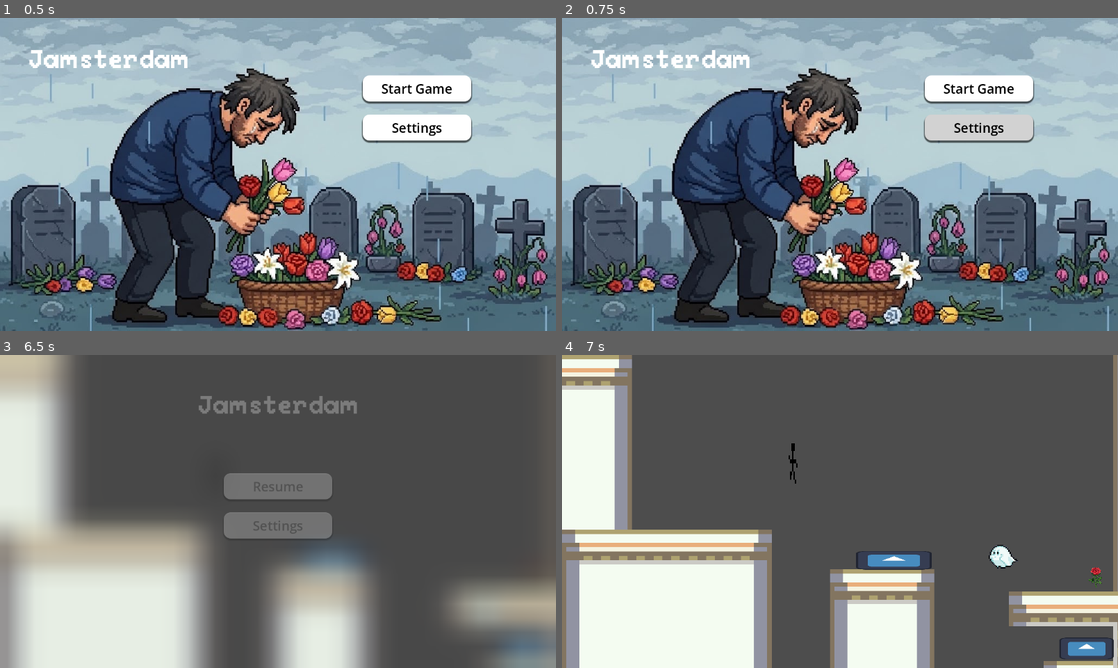
Above: before the commit, frames 1-4 (two rows, left to right).
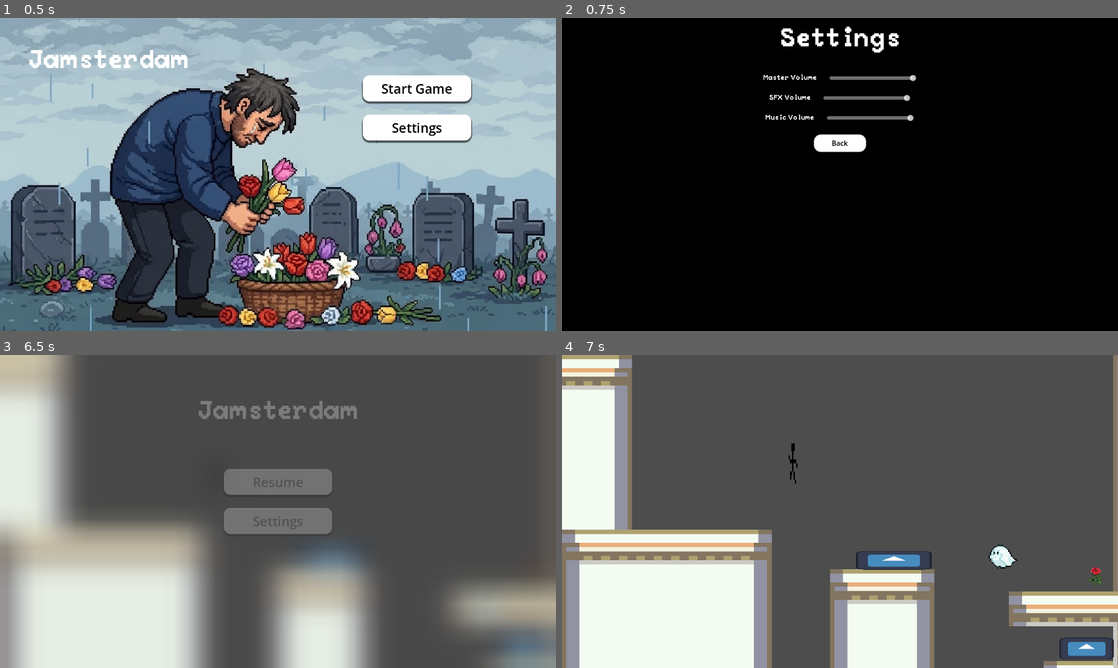
Above: after the commit, the same moments.

Repository: sammo4gun/jamsterdam
Game: Godot game, scene res://Scenes/main_menu.tscn
Same seed, same stepped clock (60 frames per second), same inputs: the game is played once before the commit and once after it. The engine's default icon, where the game draws it, is replaced by a stand-in: a white triangle on a blue panel in a dark square.
Inputs (mouse positions are in pixels of both pictures, inside the frame that each line leads up to):
- Up to frame 1 (0.5 s): no input
- Up to frame 2 (0.75 s): click "Settings" at 0.5 s
- Up to frame 3 (6.5 s): click (278, 480) at 1.25 s, where only the run after the commit has a clickable "Back"; click "Start Game" at 2 s; move the mouse to (250, 508) at 2.77 s; hold Right (right) 2.78-4.28 s; click (250, 508) at 2.92 s; tap Space (jump) at 3.02, 3.77, 5.27, 6.02 s; move the mouse to (316, 558) at 3.52 s; click (316, 558) at 3.67 s; move the mouse to (467, 649) at 4.27 s; hold A (left) 4.28-5.03 s; click (467, 649) at 4.42 s; move the mouse to (250, 574) at 5.02 s; hold Right (right) from 5.03 s (still down); click (250, 574) at 5.17 s; move the mouse to (444, 558) at 5.77 s; click (444, 558) at 5.92 s; tap Escape (ui_cancel) at 6.4 s
- Up to frame 4 (7 s): release Right (right) at 6.5 s; click "Resume" at 6.5 s

Frame 1 is identical in both runs. In frame 2, 98% of the frame differs, in the area x 0-100%, y 0-100%; in frame 3, 2.1%; in frame 4, nothing differs.

Commit message:
Added audio placeholder and settings menu with audio mixer panel for both main menu and pause menu

Diff:
--- a/Scenes/Levels/level1.tscn
+++ b/Scenes/Levels/level1.tscn
@@ -10,6 +10,7 @@
 [ext_resource type="PackedScene" uid="uid://k2kwvg3avs8t" path="res://Scenes/rose.tscn" id="6_ir7pk"]
 [ext_resource type="Texture2D" uid="uid://du8yvhhd3cgnu" path="res://Assets/Tilesets/tiles.png" id="6_m0h5h"]
 [ext_resource type="PackedScene" uid="uid://di2p66442rfuh" path="res://Scenes/pause_menu.tscn" id="7_20uw2"]
+[ext_resource type="AudioStream" uid="uid://2dx48cp2rbag" path="res://Assets/SFX/background.wav" id="11_ilsv2"]
 
 [sub_resource type="RectangleShape2D" id="RectangleShape2D_5a7ea"]
 size = Vector2(20.9922, 30.5048)
@@ -291,4 +292,9 @@
 [node name="PauseMenu" parent="." instance=ExtResource("7_20uw2")]
 visible = false
 
+[node name="MusicPlayer" type="AudioStreamPlayer" parent="."]
+stream = ExtResource("11_ilsv2")
+autoplay = true
+bus = &"Music"
+
 [connection signal="input_event" from="CanvasLayer/Background" to="." method="_on_background_input_event"]
--- a/Scenes/Levels/level2.tscn
+++ b/Scenes/Levels/level2.tscn
@@ -1,11 +1,12 @@
-[gd_scene load_steps=8 format=3 uid="uid://stre87ywwjqa"]
+[gd_scene load_steps=9 format=3 uid="uid://stre87ywwjqa"]
 
 [ext_resource type="Script" uid="uid://vp4ly8u07miy" path="res://Scripts/world.gd" id="1_5j5u1"]
-[ext_resource type="PackedScene" uid="uid://cnfrxpljq8b8q" path="res://Scenes/nonmoveable.tscn" id="2_tnuy3"]
+[ext_resource type="PackedScene" path="res://Scenes/nonmoveable.tscn" id="2_tnuy3"]
 [ext_resource type="PackedScene" uid="uid://dpfjytluhwwx7" path="res://Scenes/moveable.tscn" id="3_d15yg"]
 [ext_resource type="PackedScene" uid="uid://6pic503w7xpl" path="res://Scenes/ghost.tscn" id="4_hrj3c"]
 [ext_resource type="PackedScene" uid="uid://cctthl1q1bekw" path="res://Scenes/guy.tscn" id="5_16px4"]
 [ext_resource type="PackedScene" uid="uid://di2p66442rfuh" path="res://Scenes/pause_menu.tscn" id="6_tnuy3"]
+[ext_resource type="AudioStream" uid="uid://2dx48cp2rbag" path="res://Assets/SFX/background.wav" id="7_d15yg"]
 
 [sub_resource type="RectangleShape2D" id="RectangleShape2D_5a7ea"]
 size = Vector2(20.9922, 30.5048)
@@ -89,4 +90,9 @@
 [node name="PauseMenu" parent="." instance=ExtResource("6_tnuy3")]
 visible = false
 
+[node name="MusicPlayer" type="AudioStreamPlayer" parent="."]
+stream = ExtResource("7_d15yg")
+autoplay = true
+bus = &"Music"
+
 [connection signal="input_event" from="CanvasLayer/Background" to="." method="_on_background_input_event"]
--- a/Scenes/guy.tscn
+++ b/Scenes/guy.tscn
@@ -105,6 +105,7 @@
 [node name="DeathSound" type="AudioStreamPlayer" parent="."]
 stream = ExtResource("4_y2mbu")
 volume_db = -5.0
+bus = &"SFX"
 
 [node name="Feet" type="Area2D" parent="." groups=["Guy"]]
 
--- a/Scenes/main_menu.tscn
+++ b/Scenes/main_menu.tscn
@@ -1,8 +1,14 @@
-[gd_scene load_steps=9 format=3 uid="uid://0l48xhgwan8c"]
-
-[ext_resource type="Script" path="res://Scripts/main_menu.gd" id="1_1ehe0"]
+[gd_scene load_steps=17 format=3 uid="uid://0l48xhgwan8c"]
+
+[ext_resource type="Script" uid="uid://cp4yl285vvv8t" path="res://Scripts/main_menu.gd" id="1_1ehe0"]
 [ext_resource type="FontFile" uid="uid://datde377oev7l" path="res://Assets/Fonts/Peaberry/PeaberryBase.ttf" id="2_ce3w2"]
 [ext_resource type="Texture2D" uid="uid://p6crjkk88ihw" path="res://Assets/Images/menu_background.jpeg" id="3_n45e2"]
+[ext_resource type="Script" uid="uid://cij83h43g32m3" path="res://Scripts/volume_slider.gd" id="4_cp0ys"]
+[ext_resource type="Script" uid="uid://d2xhx3j7ujbsu" path="res://Scripts/settings_menu.gd" id="4_yhxw7"]
+[ext_resource type="StyleBox" uid="uid://udx8w8gj8jd4" path="res://Assets/Styles/menu_button_hover.tres" id="5_yhxw7"]
+[ext_resource type="StyleBox" uid="uid://c7gdts27yeh0l" path="res://Assets/Styles/menu_button_pressed.tres" id="6_trj04"]
+[ext_resource type="StyleBox" uid="uid://c4561pc5s4yn3" path="res://Assets/Styles/menu_button.tres" id="7_16hvj"]
+[ext_resource type="AudioStream" uid="uid://2dx48cp2rbag" path="res://Assets/SFX/background.wav" id="9_trj04"]
 
 [sub_resource type="LabelSettings" id="LabelSettings_opfnp"]
 font = ExtResource("2_ce3w2")
@@ -36,6 +42,11 @@
 corner_radius_bottom_left = 16
 shadow_size = 3
 shadow_offset = Vector2(0, 3.41)
+
+[sub_resource type="StyleBoxFlat" id="StyleBoxFlat_vr1f0"]
+bg_color = Color(0, 0, 0, 1)
+
+[sub_resource type="StyleBoxEmpty" id="StyleBoxEmpty_vr1f0"]
 
 [node name="MainMenu" type="Control"]
 layout_mode = 3
@@ -106,3 +117,104 @@
 theme_override_styles/normal = SubResource("StyleBoxFlat_16hvj")
 text = "Settings
 "
+
+[node name="SettingsMenu" type="PanelContainer" parent="."]
+visible = false
+layout_mode = 0
+offset_right = 1280.0
+offset_bottom = 720.0
+theme_override_styles/panel = SubResource("StyleBoxFlat_vr1f0")
+script = ExtResource("4_yhxw7")
+
+[node name="VBoxContainer" type="VBoxContainer" parent="SettingsMenu"]
+z_index = 1
+layout_mode = 2
+theme_override_constants/separation = 30
+
+[node name="Title" type="Label" parent="SettingsMenu/VBoxContainer"]
+custom_minimum_size = Vector2(0, 100)
+layout_mode = 2
+theme_override_fonts/font = ExtResource("2_ce3w2")
+theme_override_font_sizes/font_size = 60
+text = "Settings"
+horizontal_alignment = 1
+vertical_alignment = 1
+
+[node name="MasterVolumeContainer" type="HBoxContainer" parent="SettingsMenu/VBoxContainer"]
+layout_mode = 2
+size_flags_horizontal = 4
+size_flags_vertical = 0
+theme_override_constants/separation = 30
+
+[node name="Label" type="Label" parent="SettingsMenu/VBoxContainer/MasterVolumeContainer"]
+layout_mode = 2
+theme_override_fonts/font = ExtResource("2_ce3w2")
+text = "Master Volume"
+
+[node name="HSlider" type="HSlider" parent="SettingsMenu/VBoxContainer/MasterVolumeContainer"]
+custom_minimum_size = Vector2(200, 0)
+layout_mode = 2
+max_value = 1.0
+step = 0.001
+value = 1.0
+script = ExtResource("4_cp0ys")
+bus_name = "Master"
+
+[node name="SFXVolumeContainer" type="HBoxContainer" parent="SettingsMenu/VBoxContainer"]
+layout_mode = 2
+size_flags_horizontal = 4
+size_flags_vertical = 0
+theme_override_constants/separation = 30
+
+[node name="Label" type="Label" parent="SettingsMenu/VBoxContainer/SFXVolumeContainer"]
+layout_mode = 2
+theme_override_fonts/font = ExtResource("2_ce3w2")
+text = "SFX Volume"
+
+[node name="HSlider" type="HSlider" parent="SettingsMenu/VBoxContainer/SFXVolumeContainer"]
+custom_minimum_size = Vector2(200, 0)
+layout_mode = 2
+max_value = 1.0
+step = 0.001
+value = 1.0
+script = ExtResource("4_cp0ys")
+bus_name = "SFX"
+
+[node name="MusicVolumeContainer" type="HBoxContainer" parent="SettingsMenu/VBoxContainer"]
+layout_mode = 2
+size_flags_horizontal = 4
+size_flags_vertical = 0
+theme_override_constants/separation = 30
+
+[node name="Label" type="Label" parent="SettingsMenu/VBoxContainer/MusicVolumeContainer"]
+layout_mode = 2
+theme_override_fonts/font = ExtResource("2_ce3w2")
+text = "Music Volume"
+
+[node name="HSlider" type="HSlider" parent="SettingsMenu/VBoxContainer/MusicVolumeContainer"]
+custom_minimum_size = Vector2(200, 0)
+layout_mode = 2
+max_value = 1.0
+step = 0.001
+value = 1.0
+script = ExtResource("4_cp0ys")
+bus_name = "Music"
+
+[node name="BackButton" type="Button" parent="SettingsMenu/VBoxContainer"]
+custom_minimum_size = Vector2(120, 40)
+layout_mode = 2
+size_flags_horizontal = 4
+theme_override_colors/font_hover_color = Color(0, 0, 0, 1)
+theme_override_colors/font_color = Color(0, 0, 0, 1)
+theme_override_colors/font_focus_color = Color(0, 0, 0, 1)
+theme_override_colors/font_pressed_color = Color(0, 0, 0, 1)
+theme_override_styles/focus = SubResource("StyleBoxEmpty_vr1f0")
+theme_override_styles/hover = ExtResource("5_yhxw7")
+theme_override_styles/pressed = ExtResource("6_trj04")
+theme_override_styles/normal = ExtResource("7_16hvj")
+text = "Back"
+
+[node name="MusicPlayer" type="AudioStreamPlayer" parent="."]
+stream = ExtResource("9_trj04")
+autoplay = true
+bus = &"Music"
--- a/Scenes/pause_menu.tscn
+++ b/Scenes/pause_menu.tscn
@@ -1,8 +1,12 @@
-[gd_scene load_steps=9 format=3 uid="uid://di2p66442rfuh"]
+[gd_scene load_steps=14 format=3 uid="uid://di2p66442rfuh"]
 
 [ext_resource type="Script" uid="uid://4n6ha25b4b2d" path="res://Scripts/pause_menu.gd" id="1_emv3i"]
 [ext_resource type="FontFile" uid="uid://datde377oev7l" path="res://Assets/Fonts/Peaberry/PeaberryBase.ttf" id="2_k0w1u"]
 [ext_resource type="Material" uid="uid://d1ybvy4yqxhke" path="res://Assets/Shaders/pause_menu.tres" id="3_1och7"]
+[ext_resource type="Script" uid="uid://cij83h43g32m3" path="res://Scripts/volume_slider.gd" id="4_sjs17"]
+[ext_resource type="StyleBox" uid="uid://udx8w8gj8jd4" path="res://Assets/Styles/menu_button_hover.tres" id="5_u8tnp"]
+[ext_resource type="StyleBox" uid="uid://c7gdts27yeh0l" path="res://Assets/Styles/menu_button_pressed.tres" id="6_stj27"]
+[ext_resource type="StyleBox" uid="uid://c4561pc5s4yn3" path="res://Assets/Styles/menu_button.tres" id="7_ix48p"]
 
 [sub_resource type="LabelSettings" id="LabelSettings_1och7"]
 font = ExtResource("2_k0w1u")
@@ -36,6 +40,8 @@
 corner_radius_bottom_left = 16
 shadow_size = 3
 shadow_offset = Vector2(0, 3.41)
+
+[sub_resource type="StyleBoxEmpty" id="StyleBoxEmpty_524vl"]
 
 [node name="PauseMenu" type="Control"]
 process_mode = 3
@@ -48,29 +54,36 @@
 grow_vertical = 2
 script = ExtResource("1_emv3i")
 
-[node name="Label" type="Label" parent="."]
+[node name="ColorRect" type="ColorRect" parent="."]
+z_index = -1
+material = ExtResource("3_1och7")
 layout_mode = 0
 offset_right = 1280.0
-offset_bottom = 240.0
+offset_bottom = 720.0
+mouse_filter = 2
+
+[node name="Main" type="MarginContainer" parent="."]
+layout_mode = 2
+offset_right = 1280.0
+offset_bottom = 720.0
+size_flags_vertical = 3
+theme_override_constants/margin_top = 32
+theme_override_constants/margin_bottom = 32
+
+[node name="VBoxContainer" type="VBoxContainer" parent="Main"]
+layout_mode = 2
+theme_override_constants/separation = 30
+
+[node name="Label" type="Label" parent="Main/VBoxContainer"]
+custom_minimum_size = Vector2(0, 200)
+layout_mode = 2
 theme_override_font_sizes/font_size = 64
 text = "Jamsterdam"
 label_settings = SubResource("LabelSettings_1och7")
 horizontal_alignment = 1
 vertical_alignment = 1
 
-[node name="MarginContainer" type="MarginContainer" parent="."]
-layout_mode = 0
-offset_top = 240.0
-offset_right = 1280.0
-offset_bottom = 720.0
-theme_override_constants/margin_top = 32
-theme_override_constants/margin_bottom = 32
-
-[node name="VBoxContainer" type="VBoxContainer" parent="MarginContainer"]
-layout_mode = 2
-theme_override_constants/separation = 30
-
-[node name="ResumeButton" type="Button" parent="MarginContainer/VBoxContainer"]
+[node name="ResumeButton" type="Button" parent="Main/VBoxContainer"]
 custom_minimum_size = Vector2(250, 60)
 layout_mode = 2
 size_flags_horizontal = 4
@@ -85,7 +98,7 @@
 theme_override_styles/normal = SubResource("StyleBoxFlat_k0w1u")
 text = "Resume"
 
-[node name="SettingsButton" type="Button" parent="MarginContainer/VBoxContainer"]
+[node name="SettingsButton" type="Button" parent="Main/VBoxContainer"]
 custom_minimum_size = Vector2(250, 60)
 layout_mode = 2
 size_flags_horizontal = 4
@@ -101,10 +114,99 @@
 text = "Settings
 "
 
-[node name="ColorRect" type="ColorRect" parent="."]
-z_index = -1
-material = ExtResource("3_1och7")
+[node name="Settings" type="MarginContainer" parent="."]
+visible = false
+z_index = 1
 layout_mode = 0
 offset_right = 1280.0
 offset_bottom = 720.0
-mouse_filter = 2
+theme_override_constants/margin_top = 32
+theme_override_constants/margin_bottom = 32
+
+[node name="VBoxContainer" type="VBoxContainer" parent="Settings"]
+layout_mode = 2
+theme_override_constants/separation = 30
+
+[node name="Title" type="Label" parent="Settings/VBoxContainer"]
+custom_minimum_size = Vector2(0, 200)
+layout_mode = 2
+theme_override_fonts/font = ExtResource("2_k0w1u")
+theme_override_font_sizes/font_size = 60
+text = "Settings"
+horizontal_alignment = 1
+vertical_alignment = 1
+
+[node name="MasterVolumeContainer" type="HBoxContainer" parent="Settings/VBoxContainer"]
+layout_mode = 2
+size_flags_horizontal = 4
+size_flags_vertical = 0
+theme_override_constants/separation = 30
+
+[node name="Label" type="Label" parent="Settings/VBoxContainer/MasterVolumeContainer"]
+layout_mode = 2
+theme_override_fonts/font = ExtResource("2_k0w1u")
+text = "Master Volume"
+
+[node name="HSlider" type="HSlider" parent="Settings/VBoxContainer/MasterVolumeContainer"]
+custom_minimum_size = Vector2(200, 0)
+layout_mode = 2
+max_value = 1.0
+step = 0.001
+value = 1.0
+script = ExtResource("4_sjs17")
+bus_name = "Master"
+
+[node name="SFXVolumeContainer" type="HBoxContainer" parent="Settings/VBoxContainer"]
+layout_mode = 2
+size_flags_horizontal = 4
+size_flags_vertical = 0
+theme_override_constants/separation = 30
+
+[node name="Label" type="Label" parent="Settings/VBoxContainer/SFXVolumeContainer"]
+layout_mode = 2
+theme_override_fonts/font = ExtResource("2_k0w1u")
+text = "SFX Volume"
+
+[node name="HSlider" type="HSlider" parent="Settings/VBoxContainer/SFXVolumeContainer"]
+custom_minimum_size = Vector2(200, 0)
+layout_mode = 2
+max_value = 1.0
+step = 0.001
+value = 1.0
+script = ExtResource("4_sjs17")
+bus_name = "SFX"
+
+[node name="MusicVolumeContainer" type="HBoxContainer" parent="Settings/VBoxContainer"]
+layout_mode = 2
+size_flags_horizontal = 4
+size_flags_vertical = 0
+theme_override_constants/separation = 30
+
+[node name="Label" type="Label" parent="Settings/VBoxContainer/MusicVolumeContainer"]
+layout_mode = 2
+theme_override_fonts/font = ExtResource("2_k0w1u")
+text = "Music Volume"
+
+[node name="HSlider" type="HSlider" parent="Settings/VBoxContainer/MusicVolumeContainer"]
+custom_minimum_size = Vector2(200, 0)
+layout_mode = 2
+max_value = 1.0
+step = 0.001
+value = 1.0
+script = ExtResource("4_sjs17")
+bus_name = "Music"
+
+[node name="BackButton" type="Button" parent="Settings/VBoxContainer"]
+custom_minimum_size = Vector2(120, 40)
+layout_mode = 2
+size_flags_horizontal = 4
+size_flags_vertical = 10
+theme_override_colors/font_hover_color = Color(0, 0, 0, 1)
+theme_override_colors/font_color = Color(0, 0, 0, 1)
+theme_override_colors/font_focus_color = Color(0, 0, 0, 1)
+theme_override_colors/font_pressed_color = Color(0, 0, 0, 1)
+theme_override_styles/focus = SubResource("StyleBoxEmpty_524vl")
+theme_override_styles/hover = ExtResource("5_u8tnp")
+theme_override_styles/pressed = ExtResource("6_stj27")
+theme_override_styles/normal = ExtResource("7_ix48p")
+text = "Back"
--- a/Scripts/main_menu.gd
+++ b/Scripts/main_menu.gd
@@ -1,10 +1,16 @@
 extends Control
 
 @onready var play_button: Button = $MarginContainer/VBoxContainer/PlayButton
+@onready var settings_button: Button = $MarginContainer/VBoxContainer/SettingsButton
+@onready var settings_menu: PanelContainer = $SettingsMenu
 
 func _ready():
 	play_button.pressed.connect(_on_play_pressed)
+	settings_button.pressed.connect(_on_settings_pressed)
 
 func _on_play_pressed():
 	var new_scene = load("res://Scenes/Levels/level1.tscn")  # Replace with your scene path
 	get_tree().change_scene_to_packed(new_scene)
+
+func _on_settings_pressed():
+	settings_menu.visible = true
--- a/Scripts/pause_menu.gd
+++ b/Scripts/pause_menu.gd
@@ -1,10 +1,16 @@
 extends Control
 
-@onready var resume_button: Button = $MarginContainer/VBoxContainer/ResumeButton
+@onready var resume_button: Button = $Main/VBoxContainer/ResumeButton
+@onready var settings_button: Button = $Main/VBoxContainer/SettingsButton
+@onready var main_panel: MarginContainer = $Main
+@onready var settings_panel: MarginContainer = $Settings
+@onready var settings_panel_back: Button = $Settings/VBoxContainer/BackButton
 @onready var shader_material: ShaderMaterial = $ColorRect.material as ShaderMaterial
 
 func _ready():
 	resume_button.pressed.connect(_on_resume_pressed)
+	settings_button.pressed.connect(_on_settings_pressed)
+	settings_panel_back.pressed.connect(_on_settings_back_pressed)
 
 func _input(event):
 	if event.is_action_pressed("ui_cancel"):
@@ -17,6 +23,8 @@
 	if !is_paused:
 		# Show and fade in
 		visible = true
+		main_panel.visible = true
+		settings_panel.visible = false
 		modulate.a = 0.0
 		fade_in_shader()
 		fade_in_menu()
@@ -27,6 +35,14 @@
 
 func _on_resume_pressed():
 	toggle_pause_menu()
+
+func _on_settings_pressed():
+	main_panel.visible = false
+	settings_panel.visible = true
+
+func _on_settings_back_pressed():
+	main_panel.visible = true
+	settings_panel.visible = false
 
 # === SHADER ANIMATION ===
 
--- /dev/null
+++ b/Scripts/settings_menu.gd
@@ -0,0 +1,9 @@
+extends Control
+
+@onready var settings_button: Button = $VBoxContainer/BackButton
+
+func _ready():
+	settings_button.pressed.connect(_on_back_pressed)
+
+func _on_back_pressed() -> void:
+	visible = false
--- /dev/null
+++ b/Scripts/volume_slider.gd
@@ -0,0 +1,13 @@
+extends HSlider
+
+@export
+var bus_name: String
+
+var bus_index: int
+
+func _ready() -> void:
+	bus_index = AudioServer.get_bus_index(bus_name)
+	value_changed.connect(_on_value_changed)
+
+func _on_value_changed(volume_value: float) -> void:
+	AudioServer.set_bus_volume_db(bus_index, linear_to_db(volume_value))
--- /dev/null
+++ b/default_bus_layout.tres
@@ -0,0 +1,15 @@
+[gd_resource type="AudioBusLayout" format=3 uid="uid://dyea2x22fdwkq"]
+
+[resource]
+bus/1/name = &"SFX"
+bus/1/solo = false
+bus/1/mute = false
+bus/1/bypass_fx = false
+bus/1/volume_db = 0.0
+bus/1/send = &"Master"
+bus/2/name = &"Music"
+bus/2/solo = false
+bus/2/mute = false
+bus/2/bypass_fx = false
+bus/2/volume_db = 0.0
+bus/2/send = &"Master"
Not shown, added: Assets/SFX/background.wav.import
Not shown: 1 places in Scenes/Levels/level1.tscn that only renumber resources
Not shown: 1 places in Scenes/rose.tscn that only renumber resources
Not shown, added: Scripts/settings_menu.gd.uid
Not shown, added: Scripts/volume_slider.gd.uid
Not shown, added: Assets/SFX/background.wav
